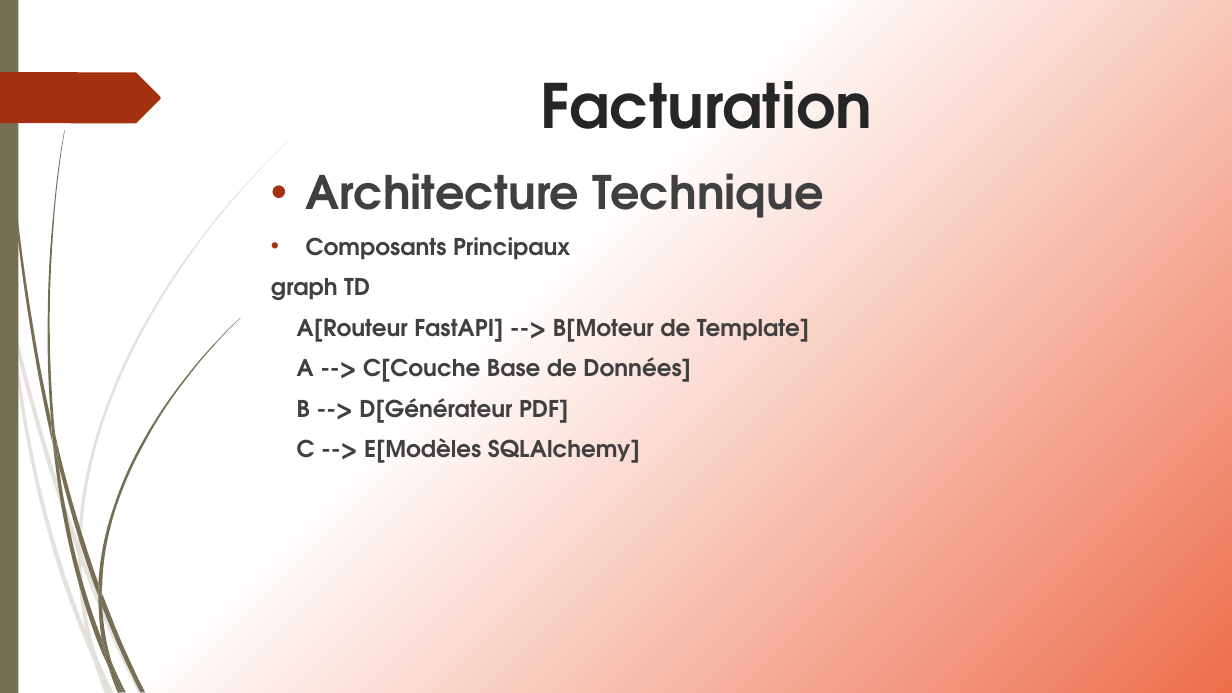
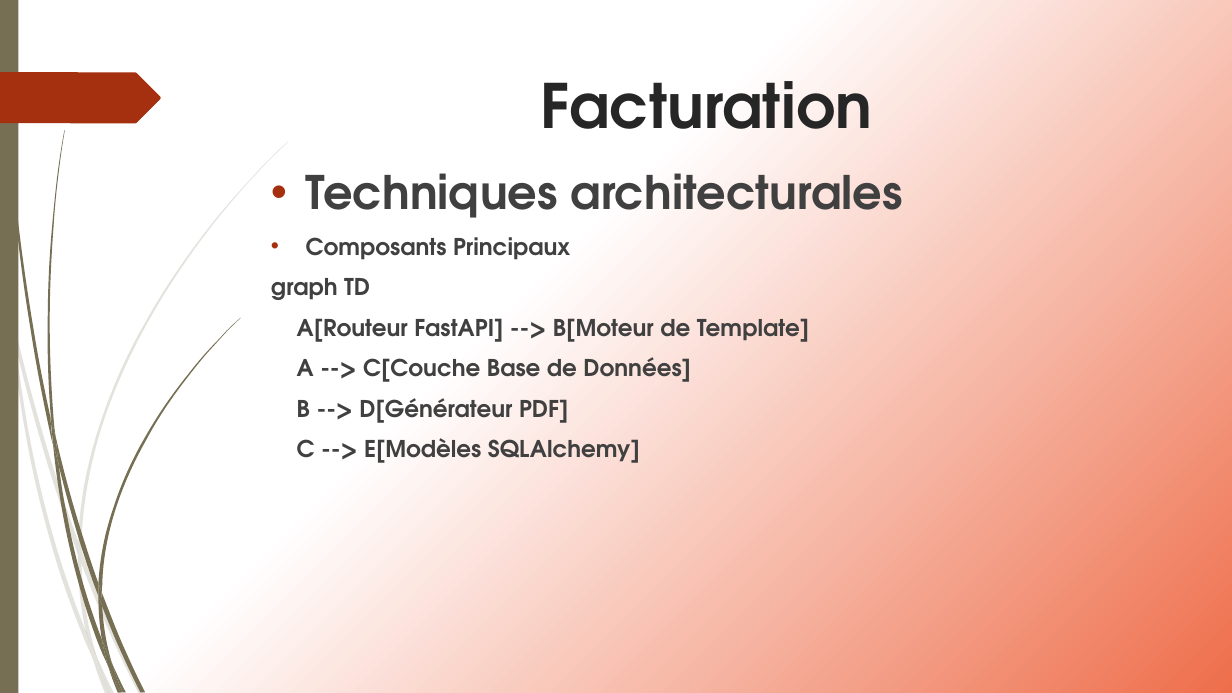
Before and after one commit to ameerchand30/Facturation, a slide deck: slide 17 of Facturation.pptx (slide 12 before the commit). Drawn at 1232x693 pixels with LibreOffice and Linux fonts; fonts in the diff are those of the drawing. Boxes give left, top, right and bottom in pixels: in the first picture for what was removed or moved away, otherwise in the second. Text is boxed around its words. In the diff, an @@ line names an element or a change of style, - is before the commit and + after.

```diff
--- a/Facturation.pptx
+++ b/Facturation.pptx
@@ text at <box>306,173,903,218</box>: text changed @@
-• Architecture Technique
+• Techniques architecturales
```
Also in this commit, not shown: 4 other slides changed, 5 slides added, 8 other files.
